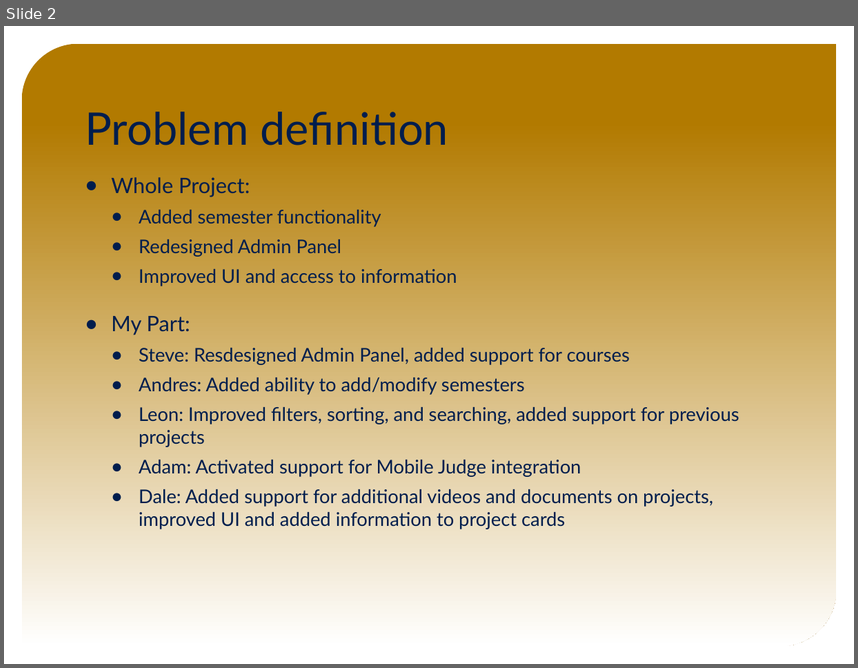
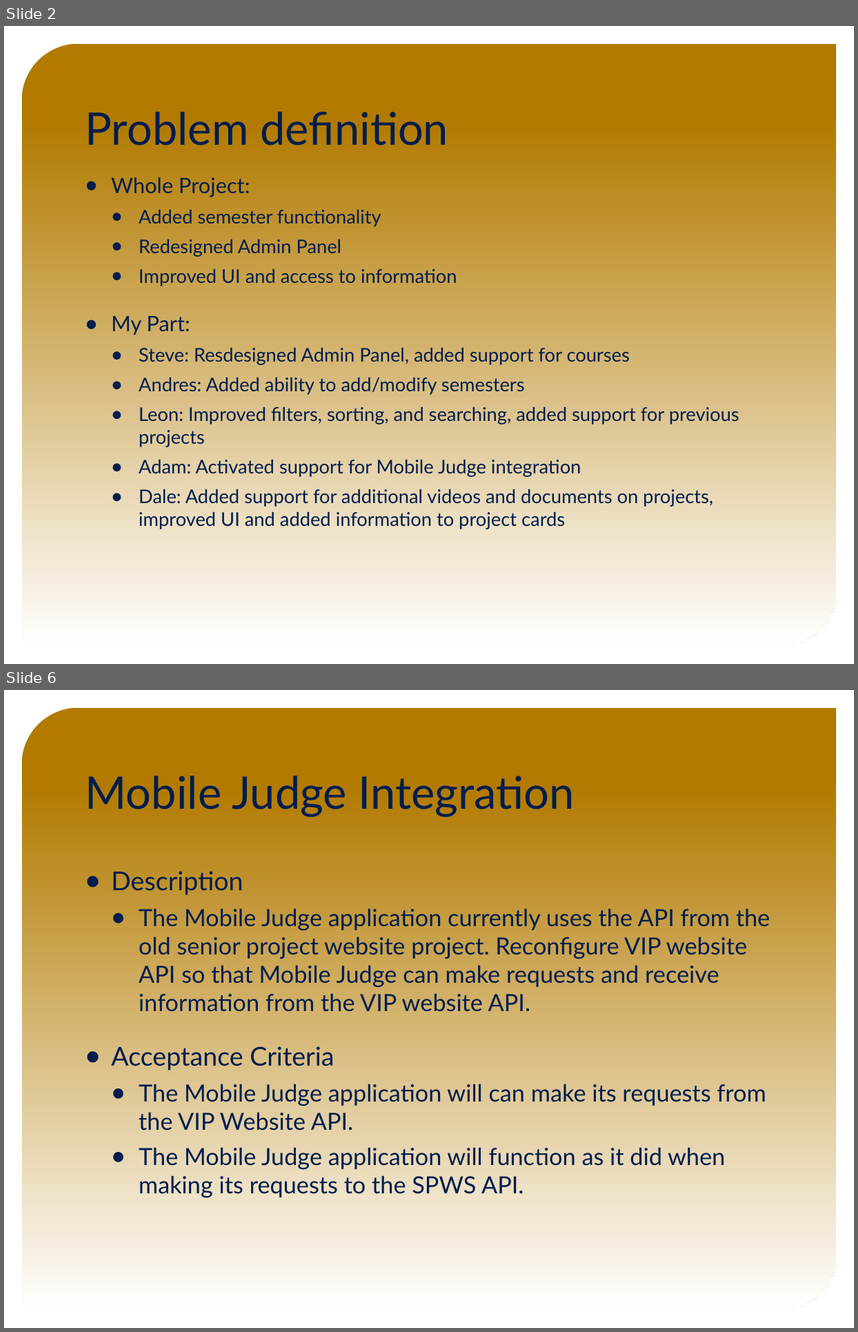
Before and after one commit to FIU-SCIS-Senior-Projects/VIP-Website-7.0, a slide deck: Presentation Slides/Final Presentation Slides.pptx. Shown one above the other, each under a label of ours: slide 2 before the commit, slides 2 and 6 after it; the slides between them are not shown. The pictures are 858x668 and 858x1332 pixels, drawn with LibreOffice and Linux fonts; fonts in the diff are those of the drawing; background and template pictures are left out. Boxes give left, top, right and bottom in pixels: in the first picture for what was removed or moved away, otherwise in the second. Text is boxed around its words. In the diff, an @@ line names an element or a change of style, - is before the commit and + after.

```diff
--- a/Presentation Slides/Final Presentation Slides.pptx
+++ b/Presentation Slides/Final Presentation Slides.pptx
@@ slide 6 added at (x1=4, y1=690, x2=854, y2=1328), background picture (left out); not listed: 1 template element that a slide beside it also shows @@
@@ title added at (x1=85, y1=776, x2=575, y2=817), 38 pt, text #001D4D @@
+Mobile Judge Integration
@@ text added at (x1=111, y1=871, x2=770, y2=1198), 20 pt, text #001D4D @@
+● Description
+  ● The Mobile Judge application currently uses the API from the old senior project website project. Reconfigure VIP website API so that Mobile Judge can make requests and receive information from the VIP website API.
+● Acceptance Criteria
+  ● The Mobile Judge application will can make its requests from the VIP Website API.
+  ● The Mobile Judge application will function as it did when making its requests to the SPWS API.
```
Also in this commit, not shown: 6 slides changed, 10 other slides added, 6 slides removed, 1 other file.
